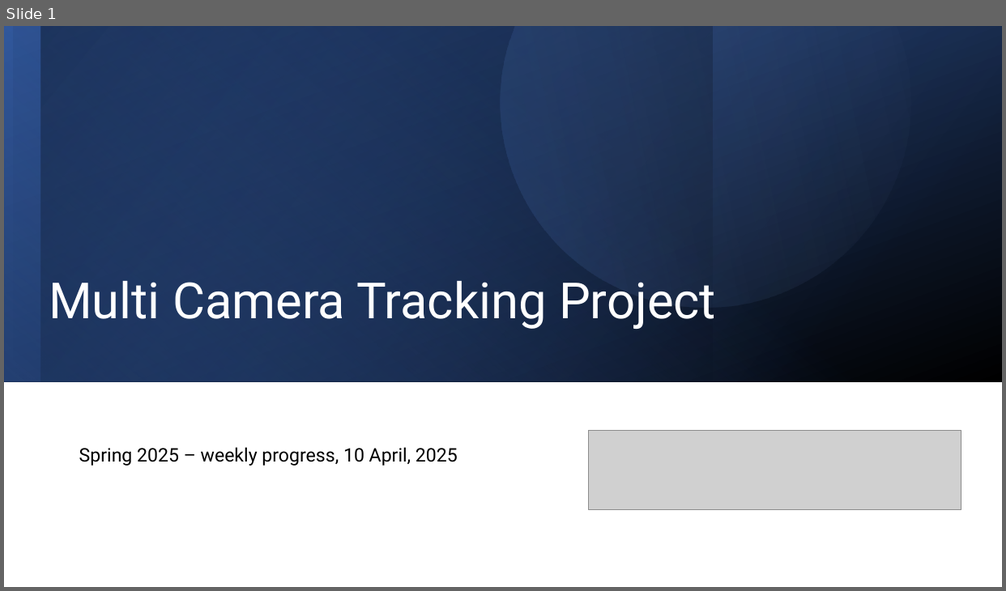
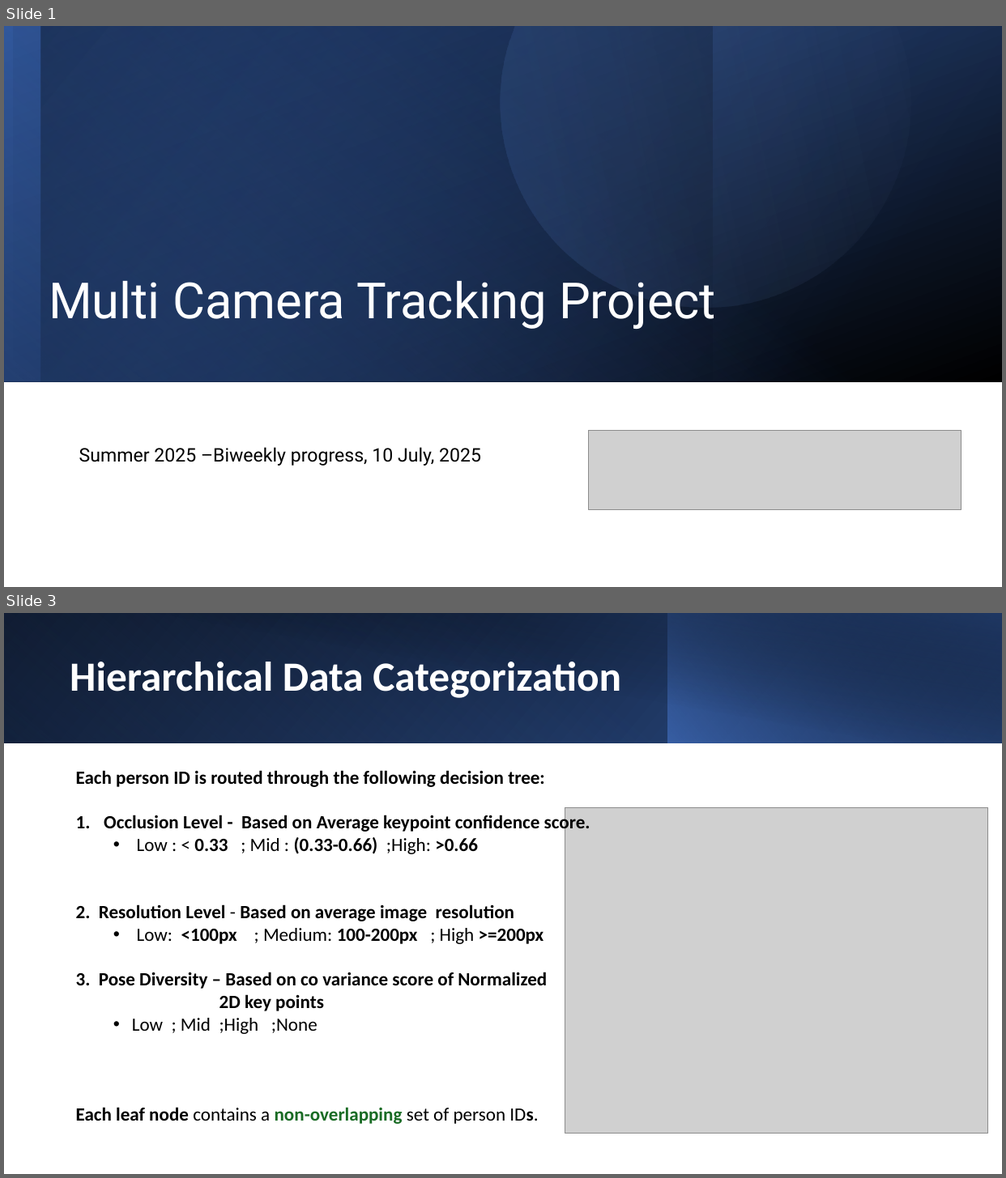
Before and after one commit to ManishGovind/transfer, a slide deck: Temp.pptx. Shown one above the other, each under a label of ours: slide 1 before the commit, slides 1 and 3 after it; the slides between them are not shown. The pictures are 1006x591 and 1006x1178 pixels, drawn with LibreOffice and Linux fonts; fonts in the diff are those of the drawing; grey boxes stand for pictures. Boxes give left, top, right and bottom in pixels: in the first picture for what was removed or moved away, otherwise in the second. Text is boxed around its words. In the diff, an @@ line names an element or a change of style, - is before the commit and + after.

Commit message:
Added 10 July updates

```diff
--- a/Temp.pptx
+++ b/Temp.pptx
@@ slide 3 added at [4, 613, 1002, 1174], background #FFFFFF @@
@@ rectangle added at [4, 613, 1002, 743], fill gradient #000000 to #2F5496 @@
@@ rectangle added at [4, 613, 669, 743], fill gradient #4472C4 to #1F3864 @@
@@ rectangle added at [41, 613, 1002, 744], fill gradient #000000 to #1F3864 @@
@@ rectangle added at [668, 613, 1002, 743], fill gradient #4472C4 to #000000 @@
@@ title added at [70, 662, 621, 698], 40 pt, text #FFFFFF, bold @@
+Hierarchical Data Categorization
@@ text added at [76, 770, 590, 1124], 18 pt, text #000000, bold @@
+Each person ID is routed through the following decision tree:
+1. Occlusion Level - Based on Average keypoint confidence score.
+  • Low : < 0.33 ; Mid : (0.33-0.66) ;High: >0.66
+2. Resolution Level - Based on average image resolution
+    • Low: <100px ; Medium: 100-200px ; High >=200px
+3. Pose Diversity – Based on co variance score of Normalized
+2D key points
+    • Low ; Mid ;High ;None
+Each leaf node contains a non-overlapping set of person IDs.
@@ picture added at [565, 807, 988, 1133] @@
@@ slide 1 changed as well @@
@@ text at [79, 447, 481, 466]: text changed @@
-Spring 2025 – weekly progress, 10 April, 2025
+Summer 2025 –Biweekly progress, 10 July, 2025
```
Also in this commit, not shown: 1 other slide changed, 20 other slides added, 22 slides removed.
